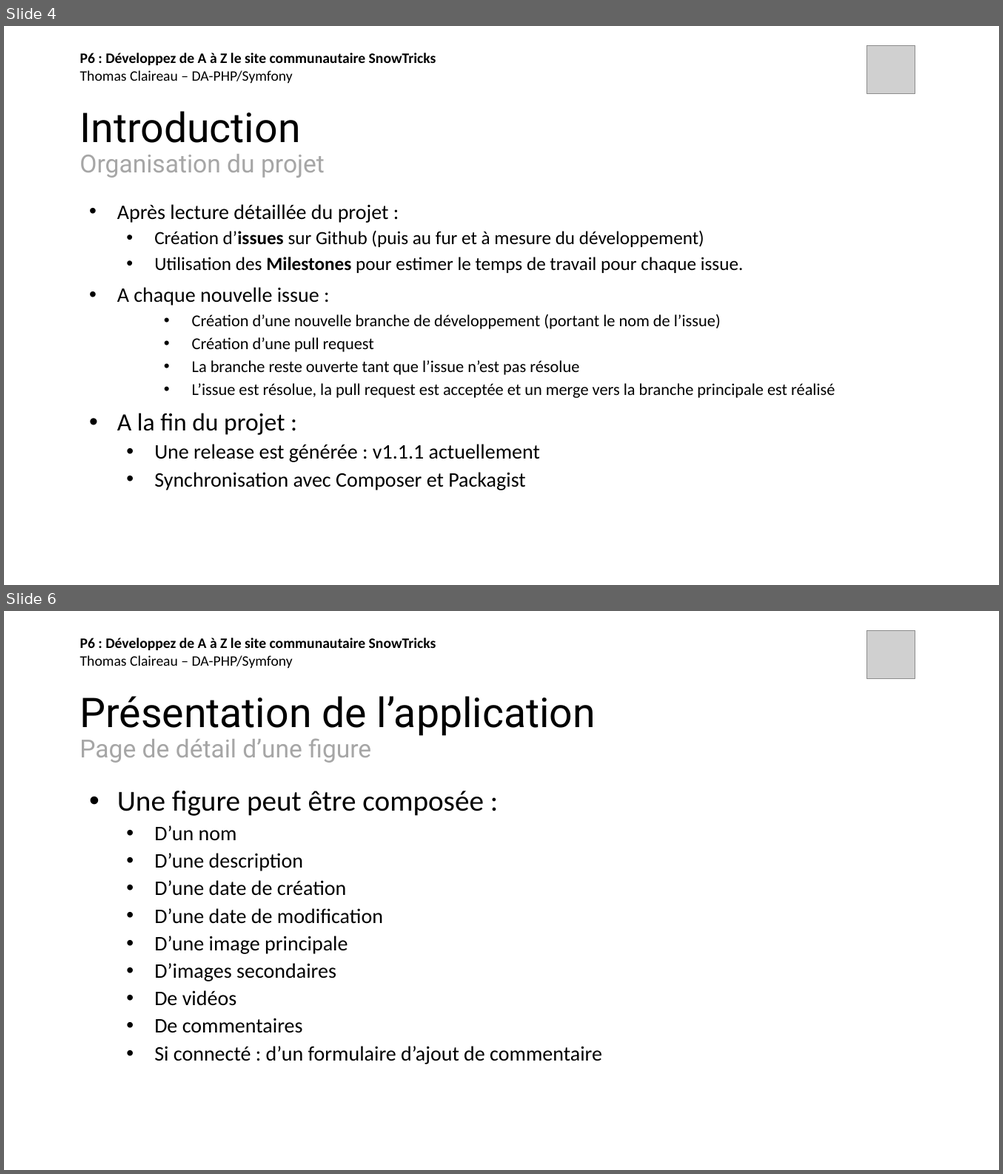
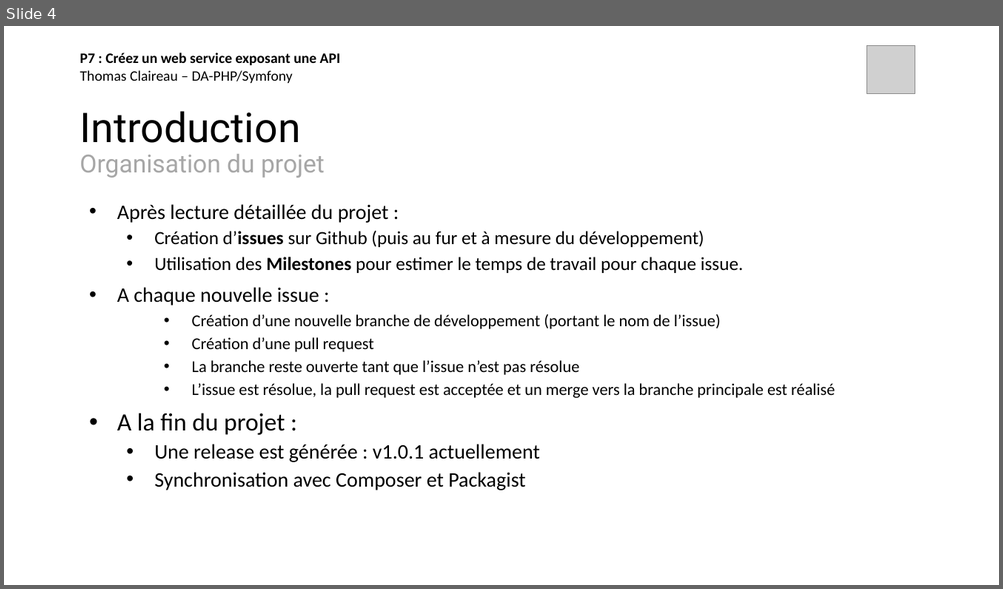
Before and after one commit to thomas-claireau/PHP-P7-Openclassrooms, a slide deck: P7_claireau_thomas/présentation-p7-php-openclassrooms.pptx. Shown one above the other, each under a label of ours: slides 4 and 6 before the commit, slide 4 after it; the slides between them are not shown. The pictures are 1003x1174 and 1003x589 pixels, drawn with LibreOffice and Linux fonts; fonts in the diff are those of the drawing; grey boxes stand for pictures. Boxes give left, top, right and bottom in pixels: in the first picture for what was removed or moved away, otherwise in the second. Text is boxed around its words. In the diff, an @@ line names an element or a change of style, - is before the commit and + after.

```diff
--- a/P7_claireau_thomas/présentation-p7-php-openclassrooms.pptx
+++ b/P7_claireau_thomas/présentation-p7-php-openclassrooms.pptx
@@ slide 6 removed at <box>4,611,999,1170</box>, background #FFFFFF @@
@@ picture removed at <box>868,630,916,679</box> @@
@@ text removed at <box>80,638,436,668</box> @@
-P6 : Développez de A à Z le site communautaire SnowTricks
-Thomas Claireau – DA-PHP/Symfony
@@ title removed at <box>79,696,595,763</box> @@
-Présentation de l’application
-Page de détail d’une figure
@@ text removed at <box>117,791,602,1065</box> @@
-• Une figure peut être composée :
-  • D’un nom
-  • D’une description
-  • D’une date de création
-  • D’une date de modification
-  • D’une image principale
-  • D’images secondaires
-  • De vidéos
-  • De commentaires
-  • Si connecté : d’un formulaire d’ajout de commentaire
@@ slide 4 changed as well @@
@@ text at <box>80,53,341,83</box>: text changed @@
-P6 : Développez de A à Z le site communautaire SnowTricks
-Thomas Claireau – DA-PHP/Symfony
+P7 : Créez un web service exposant une API
+Thomas Claireau – DA-PHP/Symfony
@@ text at <box>154,444,540,463</box>: text changed @@
-  • Une release est générée : v1.1.1 actuellement
+  • Une release est générée : v1.0.1 actuellement
```
Also in this commit, not shown: 9 other slides changed, 3 other slides removed.
